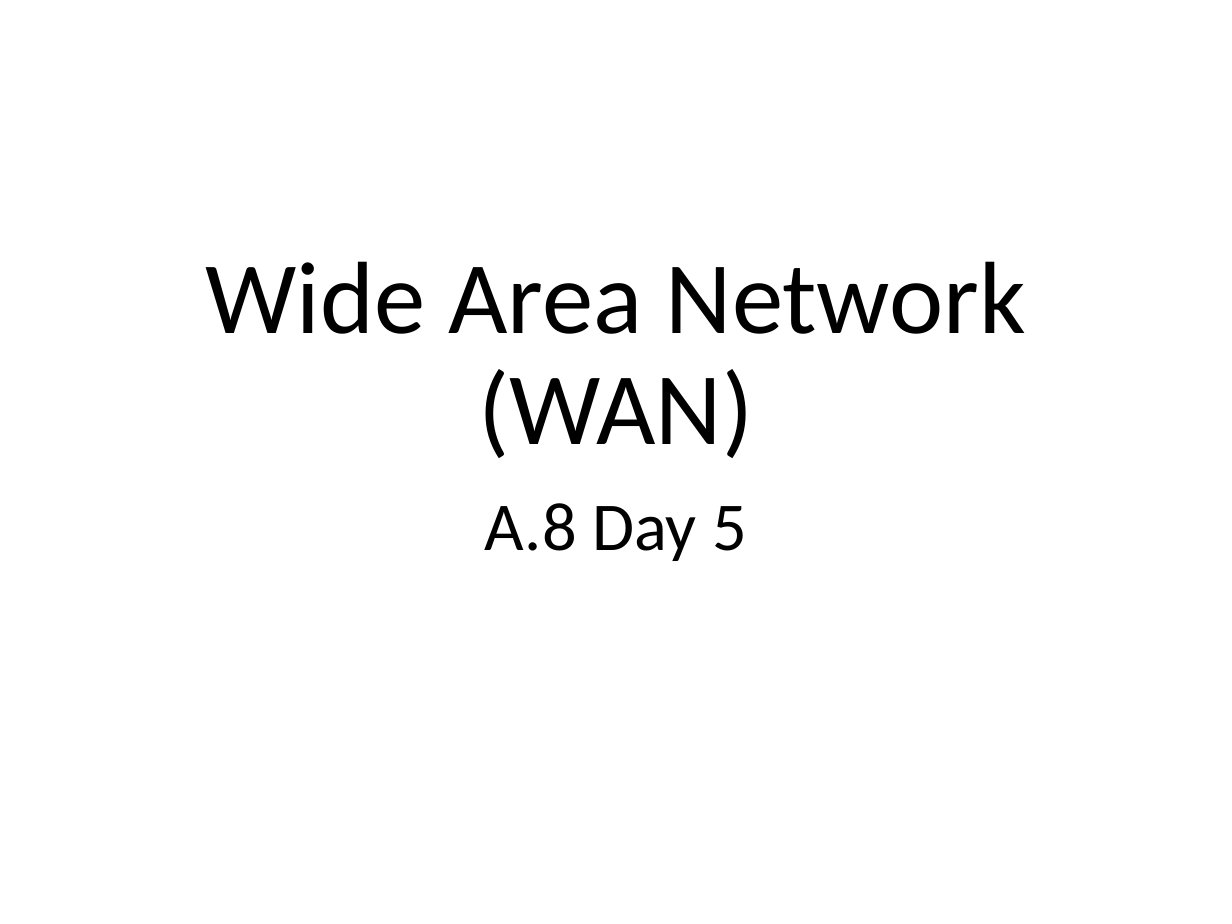
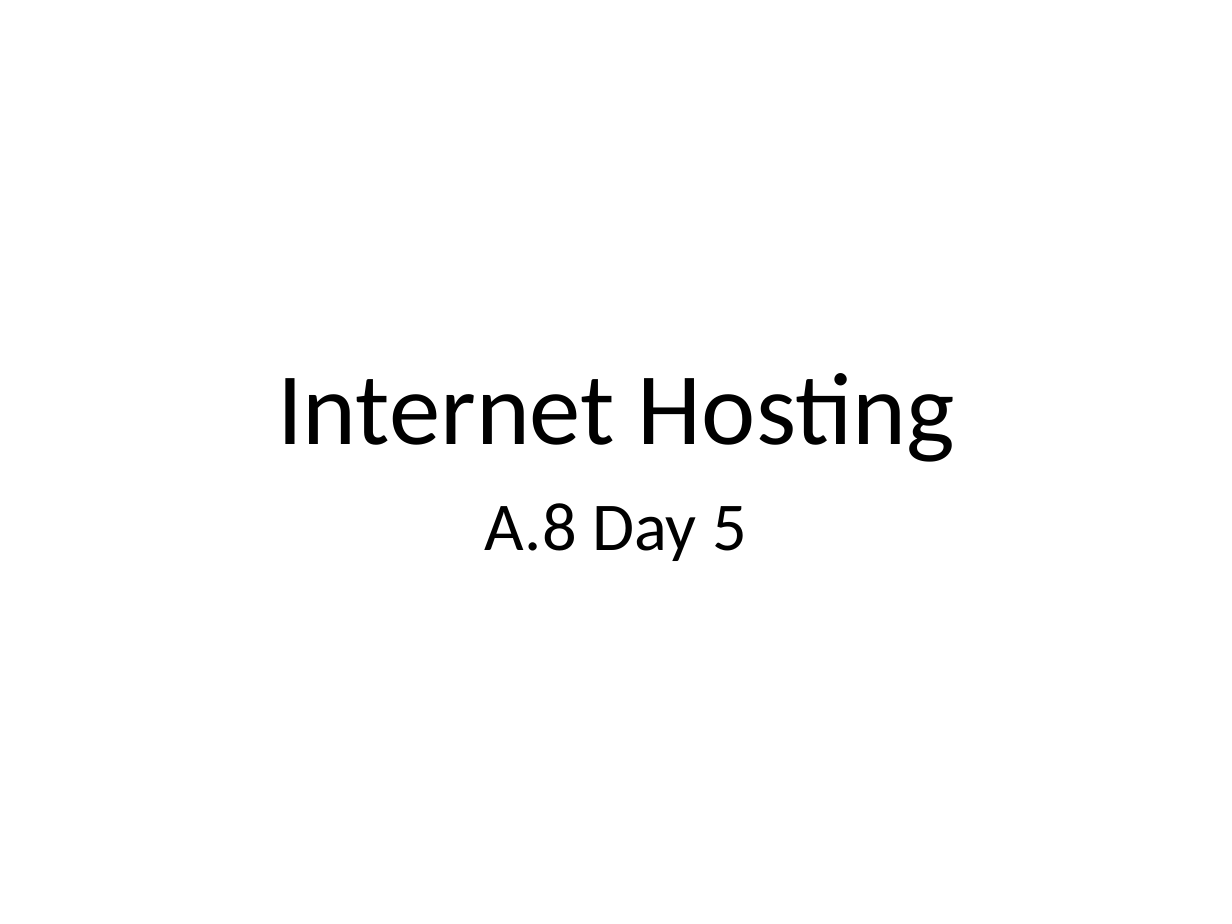
Before and after one commit to Greg5519/ICS2O0, a slide deck: slide 23 of Topic A Understanding Computers/A.8 Lesson - World Wide Web.pptx. Drawn at 1232x924 pixels with LibreOffice and Linux fonts; fonts in the diff are those of the drawing. Boxes give left, top, right and bottom in pixels: in the first picture for what was removed or moved away, otherwise in the second. Text is boxed around its words. In the diff, an @@ line names an element or a change of style, - is before the commit and + after.

```diff
--- a/Topic A Understanding Computers/A.8 Lesson - World Wide Web.pptx
+++ b/Topic A Understanding Computers/A.8 Lesson - World Wide Web.pptx
@@ title at box(277, 373, 954, 462): text changed @@
-Wide Area Network (WAN)
+Internet Hosting
```
Also in this commit, not shown: 1 other slide changed, 3 slides added, 2 other files.
